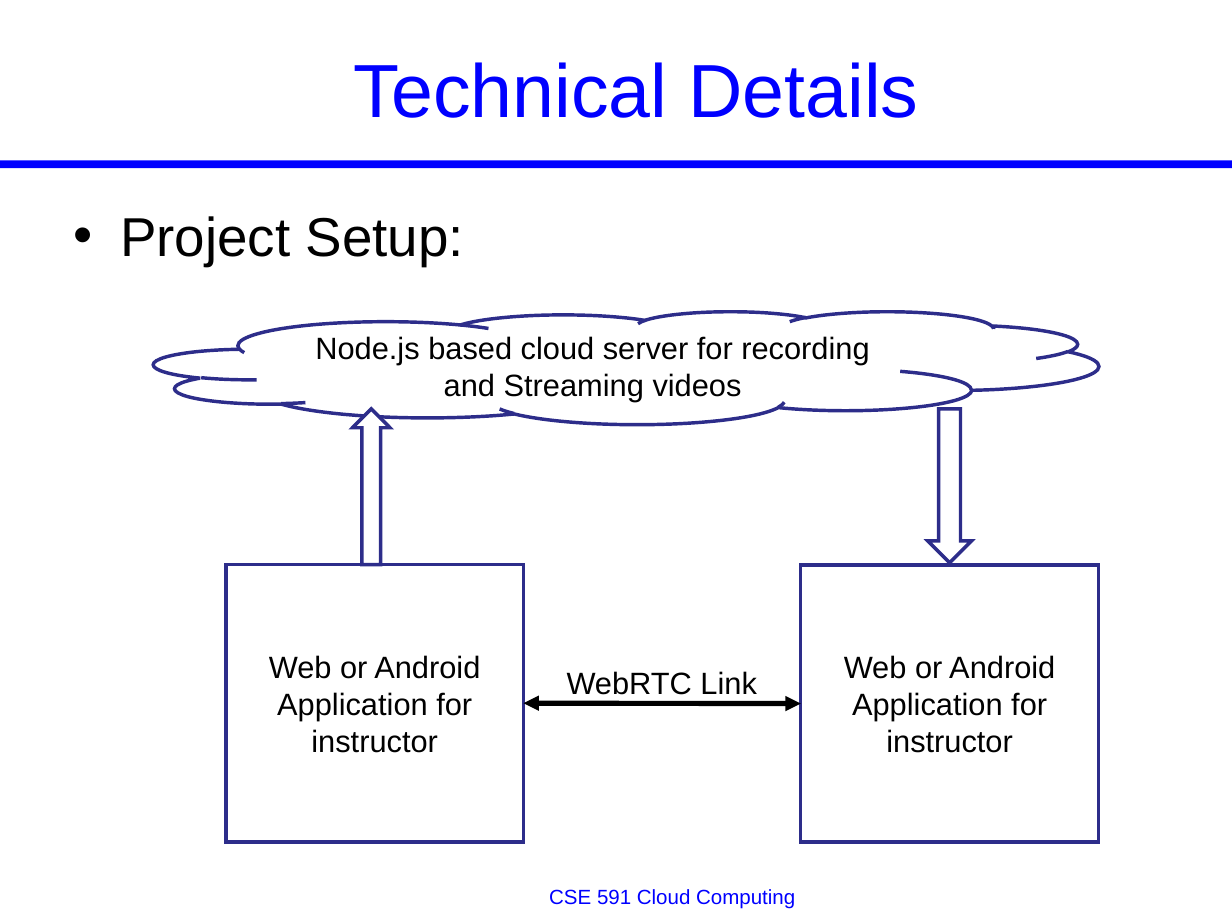
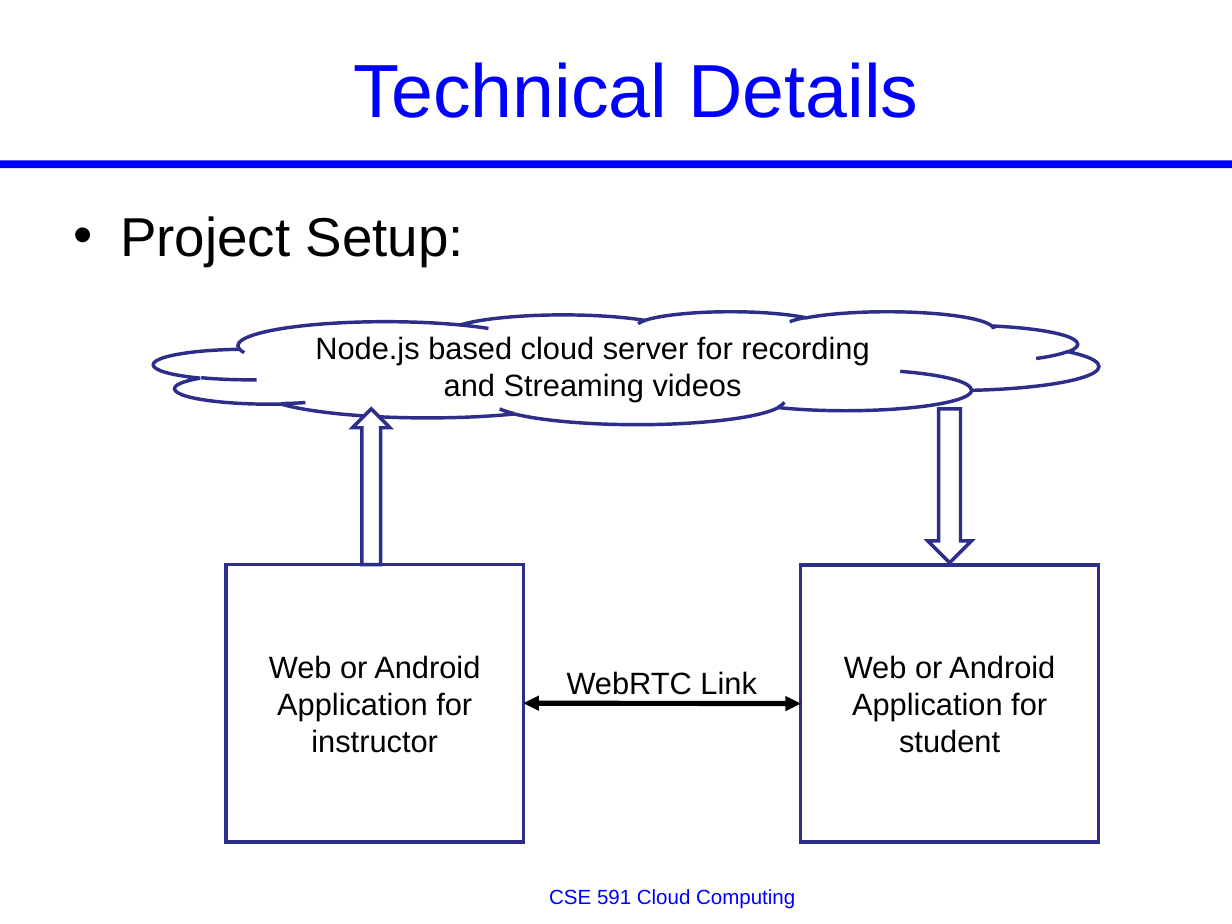
Before and after one commit to avasani/webBoard, a slide deck: slide 5 of CSE591_Project_WebBoard_Ashwin_Ravin_Sagar.ppt. Drawn at 1232x924 pixels with LibreOffice and Linux fonts; fonts in the diff are those of the drawing. Boxes give left, top, right and bottom in pixels: in the first picture for what was removed or moved away, otherwise in the second. Text is boxed around its words. In the diff, an @@ line names an element or a change of style, - is before the commit and + after.

```diff
--- a/CSE591_Project_WebBoard_Ashwin_Ravin_Sagar.ppt
+++ b/CSE591_Project_WebBoard_Ashwin_Ravin_Sagar.ppt
@@ text in rectangle at (x1=844, y1=655, x2=1055, y2=753): text changed @@
-Web or Android Application for instructor
+Web or Android Application for student
```
Also in this commit, not shown: 2 other files.
